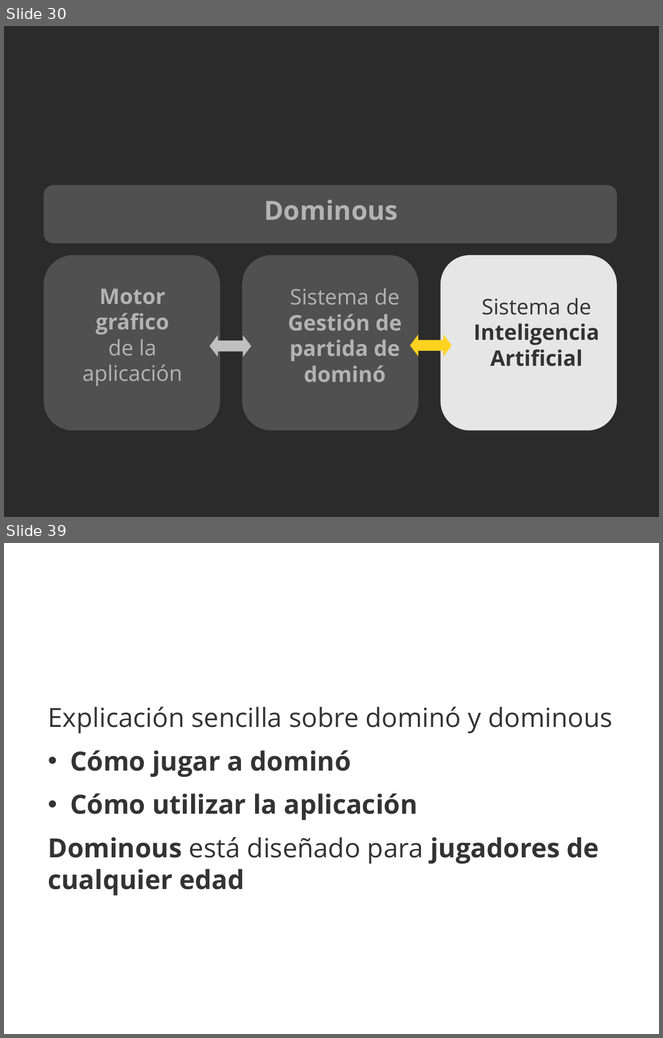
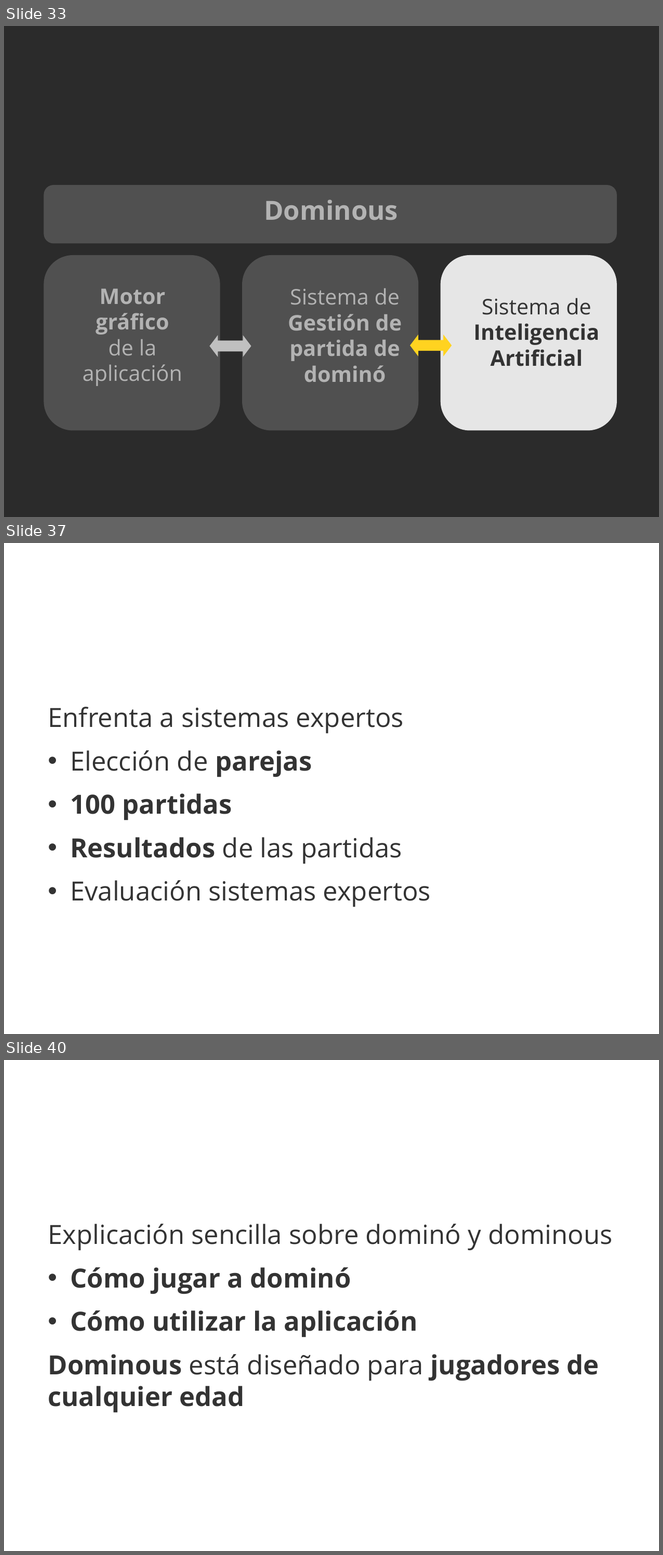
Before and after one commit to 3oheme/dominous, a slide deck: docs/presentacion/presentacion.odp. Shown one above the other, each under a label of ours: slides 30 and 39 before the commit, slides 33, 37 and 40 after it; the slides between them are not shown. The pictures are 663x1038 and 663x1555 pixels, drawn with LibreOffice and Linux fonts; fonts in the diff are those of the drawing; background and template pictures are left out; a plain dark background stands for a picture behind light text. Boxes give left, top, right and bottom in pixels: in the first picture for what was removed or moved away, otherwise in the second. Text is boxed around its words. In the diff, an @@ line names an element or a change of style, - is before the commit and + after.

```diff
--- a/docs/presentacion/presentacion.odp
+++ b/docs/presentacion/presentacion.odp
@@ slide 37 added at (4,543,659,1034), background picture (left out) @@
@@ text added at (43,614,624,684), 54 pt, text #FFFFFF, bold @@
+Modo laboratorio
@@ text added at (48,707,431,908), 32 pt, text #333333 @@
+Enfrenta a sistemas expertos
+• Elección de parejas
+• 100 partidas
+• Resultados de las partidas
+• Evaluación sistemas expertos
@@ what was slide 30 is now slide 33 @@
@@ what was slide 39 is now slide 40 @@
```
Also in this commit, not shown: 12 slides changed, 6 other slides added, 6 slides removed.
